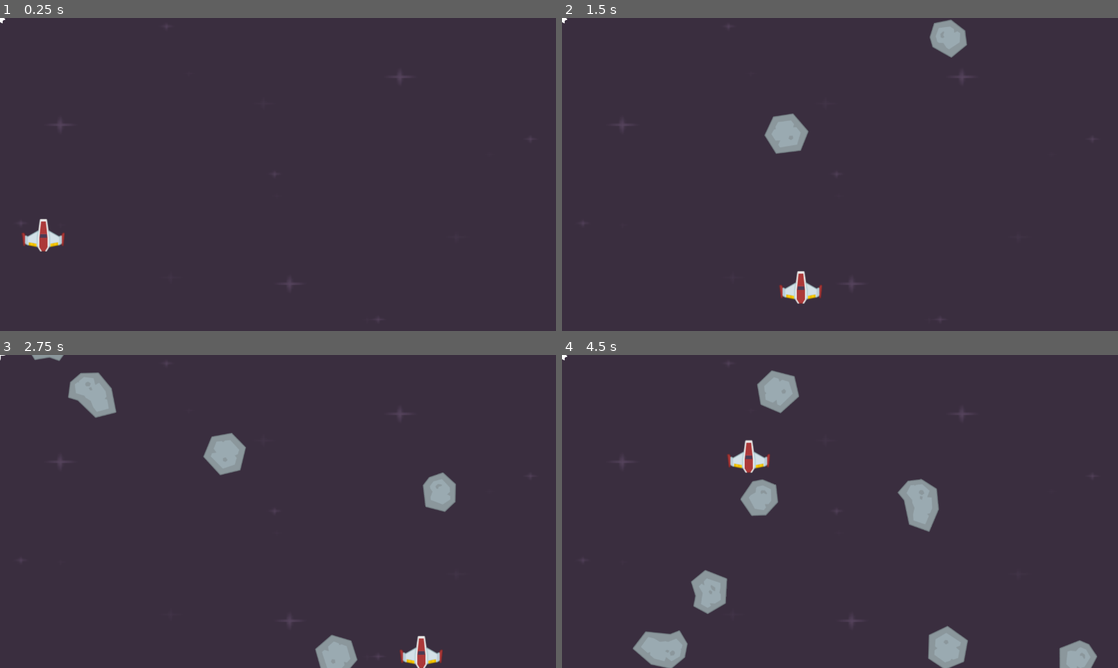
Above: before the commit, frames 1-4 (two rows, left to right).
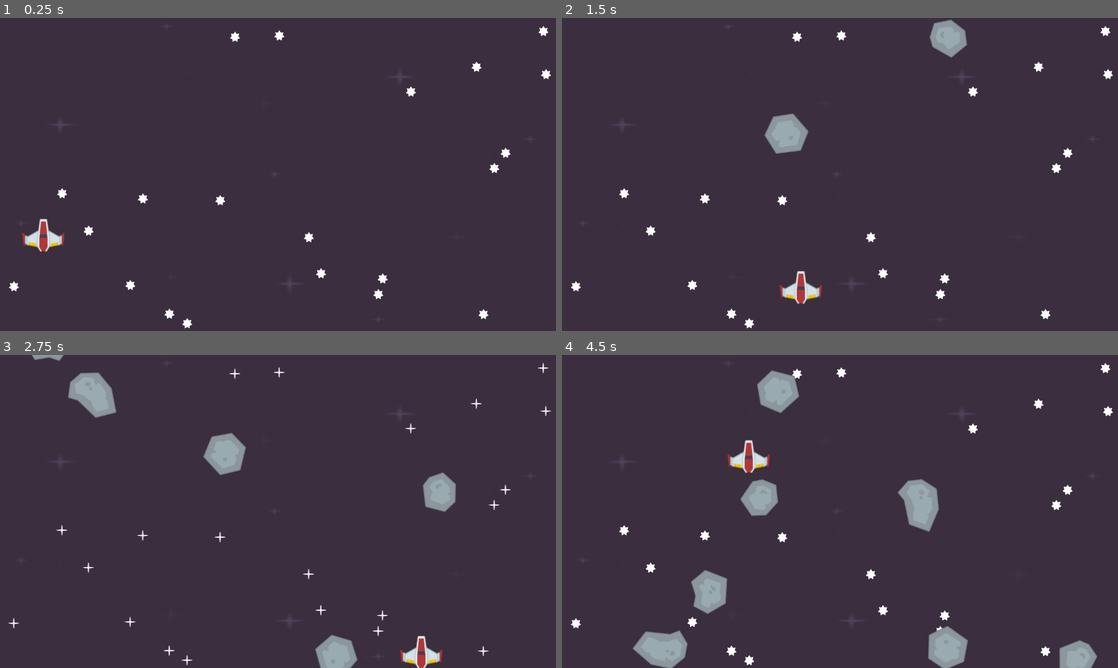
Above: after the commit, the same moments.

Repository: ericjohnadamos/space_shooter
Game: Godot game, scene res://Scene/level.tscn
Two runs of this game, one before a commit and one after it. Both use one fixed random seed, a clock stepped at 60 frames per second and the inputs below.
Inputs (mouse positions are in pixels of both pictures, inside the frame that each line leads up to):
- Up to frame 1 (0.25 s): no input
- Up to frame 2 (1.5 s): tap Enter at 0.5, 1.35 s; move the mouse to (962, 158) at 0.52 s; hold Right (right) 0.53-1.28 s; tap Space (shoot) at 0.6 s; click (962, 158) at 0.67 s; move the mouse to (728, 190) at 1.27 s; hold Down (down) from 1.28 s (still down)
- Up to frame 3 (2.75 s): move the mouse to (333, 442) at 2.02 s; release Down (down) at 2.03 s; hold Right (right) from 2.03 s (still down); tap F at 2.1 s
- Up to frame 4 (4.5 s): move the mouse to (812, 574) at 2.77 s; release Right (right) at 2.78 s; hold Up (up) 2.78-3.53 s; tap Space (shoot) at 2.85 s; click (812, 574) at 2.92 s; move the mouse to (1006, 558) at 3.52 s; hold Left (left) from 3.53 s (still down); tap Enter at 3.6 s; move the mouse to (673, 464) at 4.27 s; tap F at 4.35 s

The runs differ from the first frame. In frame 1, 0.8% of the frame differs, in the area x 0-100%, y 0-100%; in frame 2, 0.8%; in frame 3, 0.4%; in frame 4, 0.8%.

Commit message:
Set random position for all of the stars under level

Diff:
--- a/Scene/level.gd
+++ b/Scene/level.gd
@@ -3,6 +3,14 @@
 # load the scene
 var meteor_scene: PackedScene = load("res://Scene/meteor.tscn")
 var laser_scene: PackedScene = load("res://Scene/laser.tscn")
+
+func _ready() -> void:
+	var size := get_viewport().get_visible_rect().size
+	var rng := RandomNumberGenerator.new()
+	for star in $Stars.get_children():
+		var rand_x = rng.randi_range(0, size.x)
+		var rand_y = rng.randi_range(0, size.y)
+		star.position = Vector2(rand_x, rand_y)
 
 func _on_meteor_timer_timeout() -> void:
 	# create an instance
